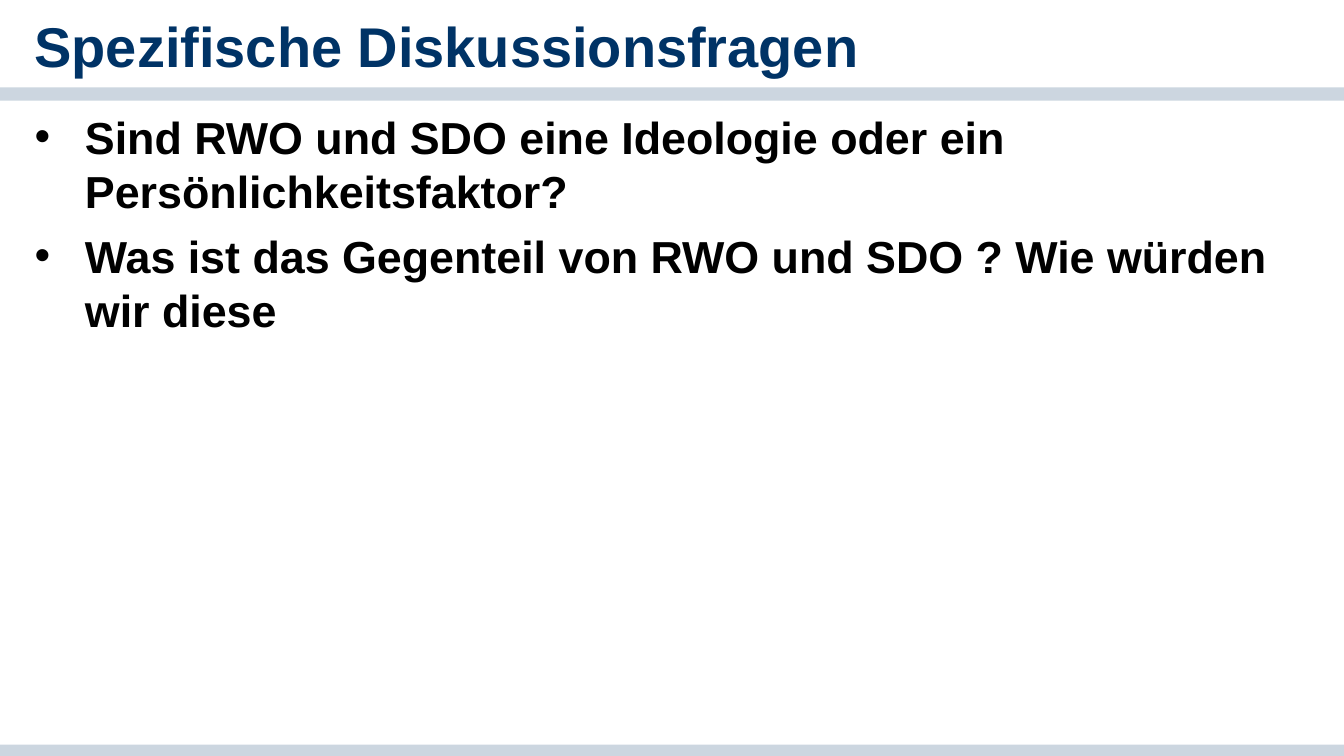
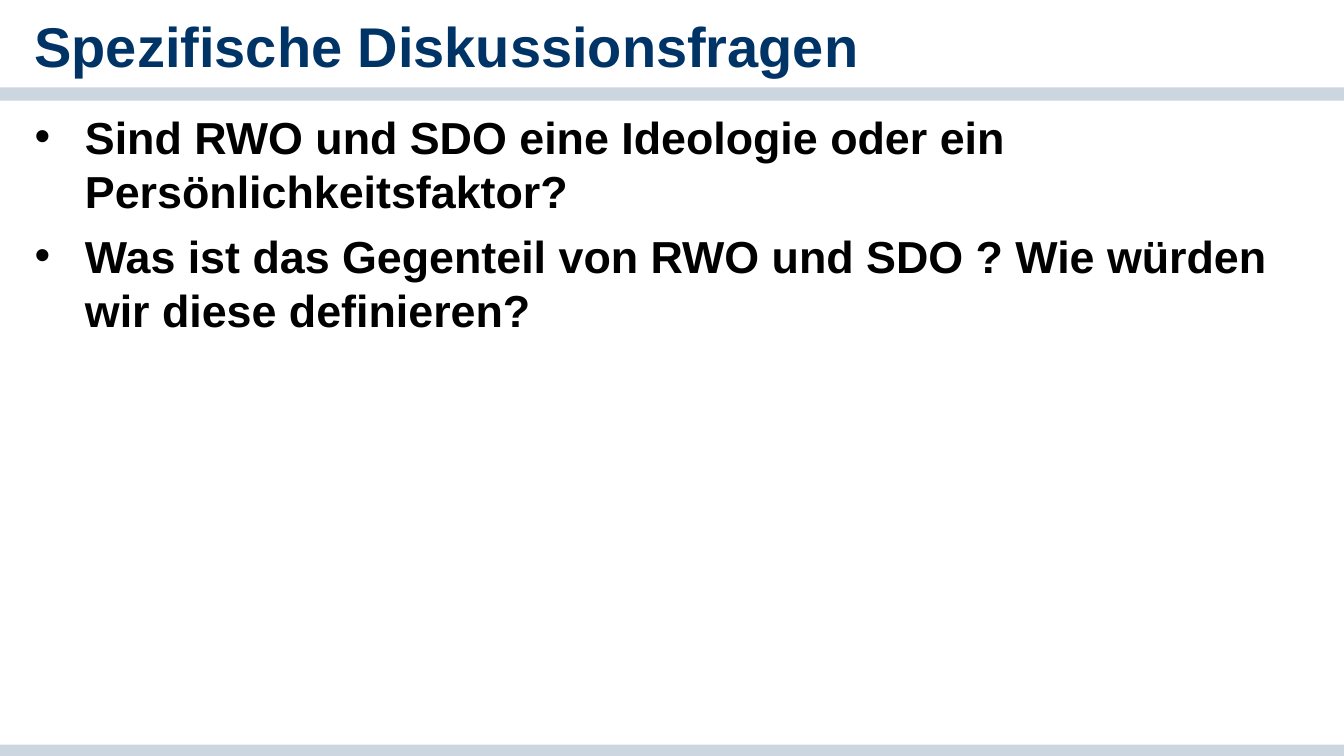
Before and after one commit to cgnguyen/class_political_psychology, a slide deck: slide 24 of 2_Slides_Literature/5_Ideology/5_Ideologie.pptx. Drawn at 1344x756 pixels with LibreOffice and Linux fonts; fonts in the diff are those of the drawing; background and template pictures are left out. Boxes give left, top, right and bottom in pixels: in the first picture for what was removed or moved away, otherwise in the second. Text is boxed around its words. In the diff, an @@ line names an element or a change of style, - is before the commit and + after.

```diff
--- a/2_Slides_Literature/5_Ideology/5_Ideologie.pptx
+++ b/2_Slides_Literature/5_Ideology/5_Ideologie.pptx
@@ text at bbox=[85, 240, 1266, 328]: text changed @@
-• Was ist das Gegenteil von RWO und SDO ? Wie würden wir diese
+• Was ist das Gegenteil von RWO und SDO ? Wie würden wir diese definieren?
```
Also in this commit, not shown: 2 other files.
